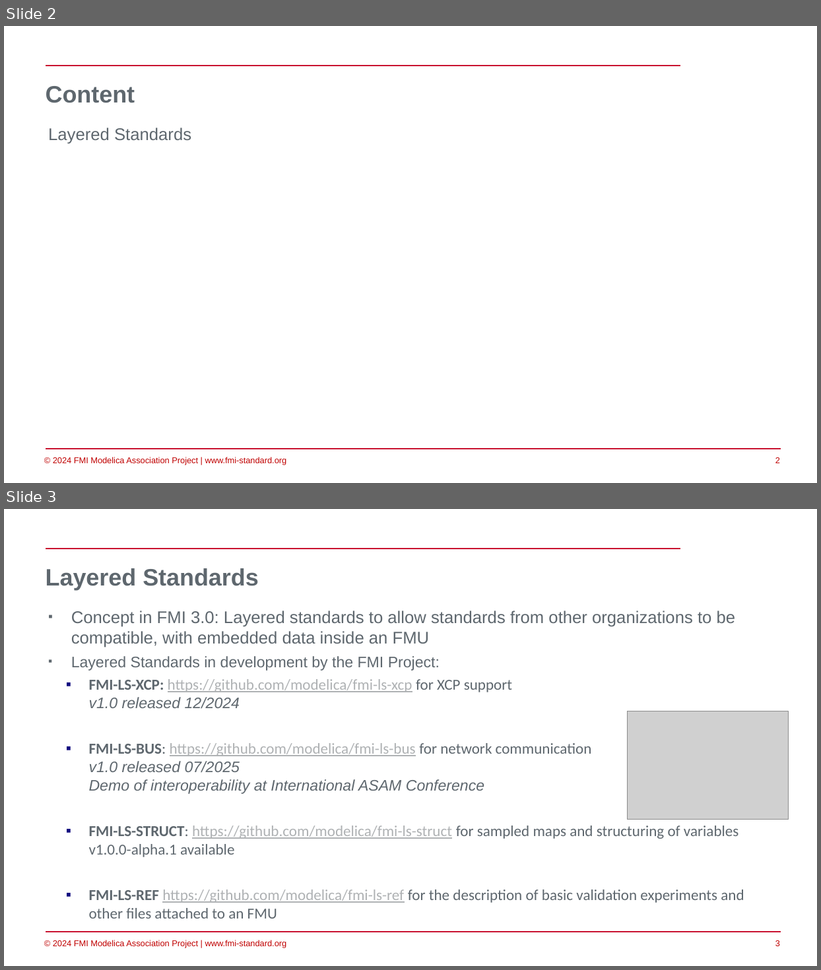
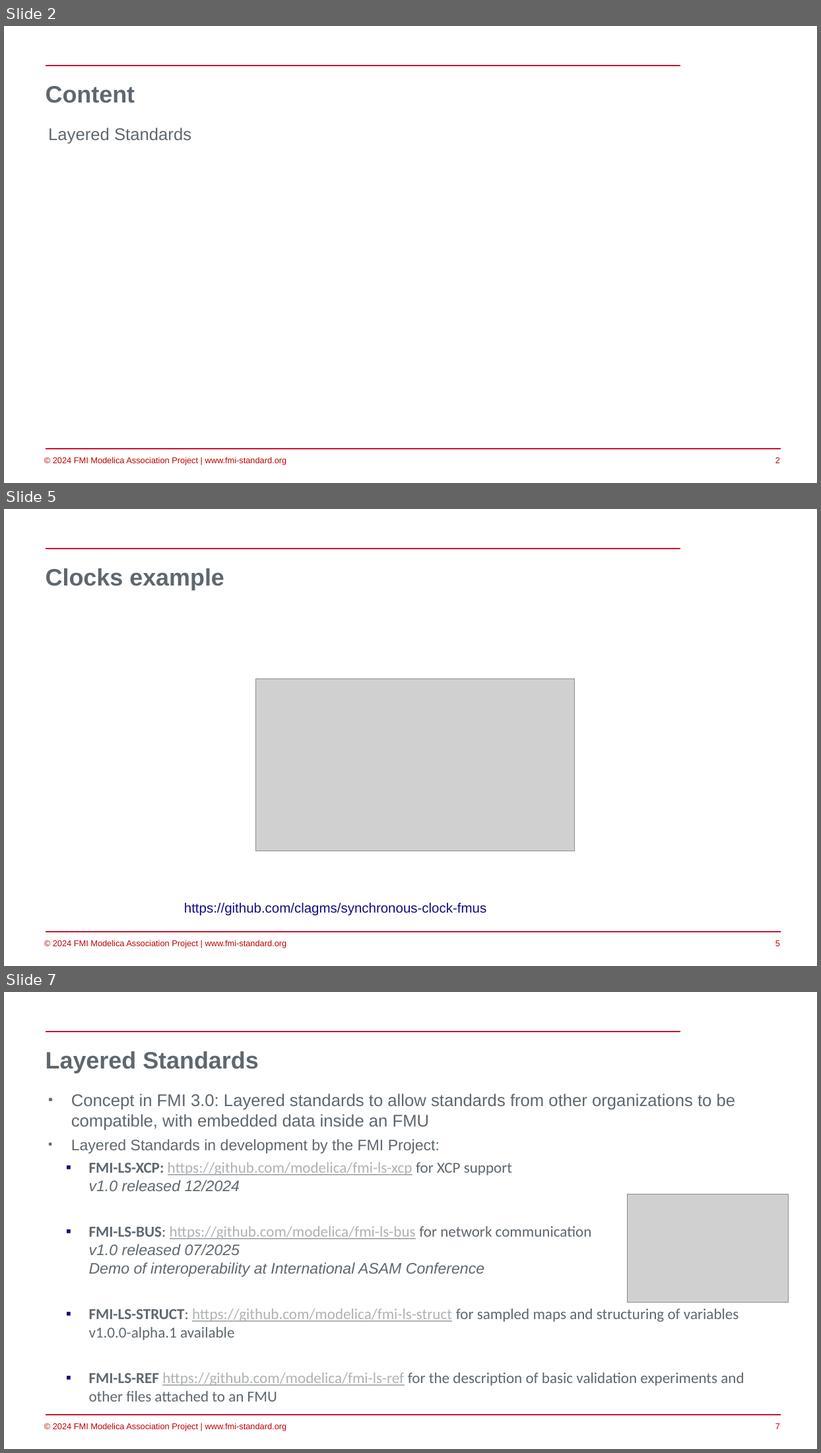
Before and after one commit to modelica/fmi-beginners-tutorial-2025, a slide deck: part4/FMI-overall.pptx. Shown one above the other, each under a label of ours: slides 2 and 3 before the commit, slides 2, 5 and 7 after it; the slides between them are not shown. The pictures are 821x970 and 821x1453 pixels, drawn with LibreOffice and Linux fonts; fonts in the diff are those of the drawing; grey boxes stand for pictures; background and template pictures are left out. Boxes give left, top, right and bottom in pixels: in the first picture for what was removed or moved away, otherwise in the second. Text is boxed around its words. In the diff, an @@ line names an element or a change of style, - is before the commit and + after.

Commit message:
move FMI 3 examples to part 4

```diff
--- a/part4/FMI-overall.pptx
+++ b/part4/FMI-overall.pptx
@@ slide 5 added at [4, 509, 817, 966], background #FFFFFF; not listed: 4 template elements that a slide beside it also shows @@
@@ title added at [46, 568, 224, 590], 28 pt, text #5E676E, bold @@
+Clocks example
@@ picture added at [256, 679, 574, 851] @@
@@ text added at [184, 903, 486, 916], 16 pt, text #120C80 @@
+https://github.com/clagms/synchronous-clock-fmus
@@ what was slide 3 is now slide 7 @@
@@ page number at [776, 1424, 780, 1430]: text changed @@
-3
+7
```
Also in this commit, not shown: 1 slide changed, 3 other slides added, 1 other file.
